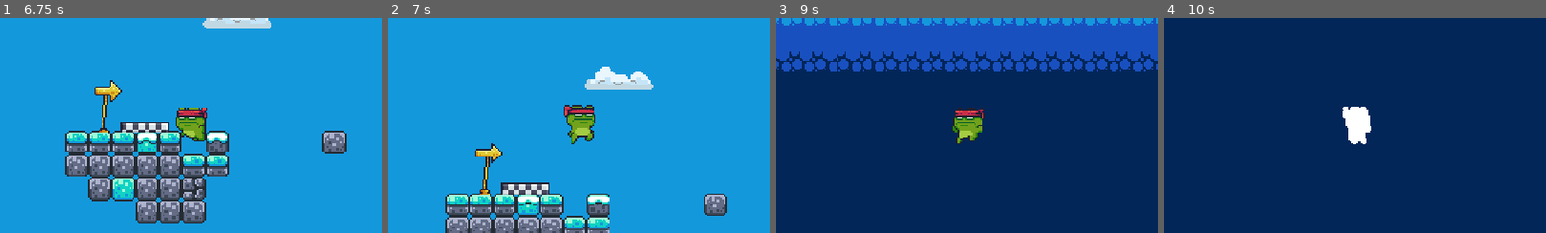
Above: before the commit, frames 1-4 (left to right).
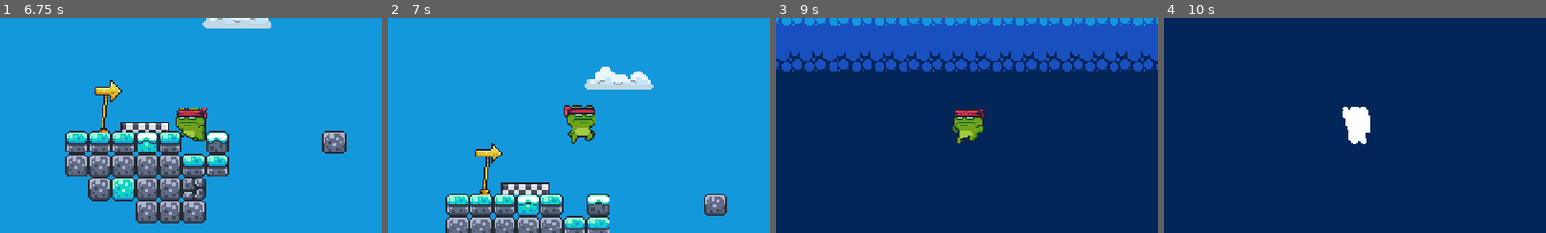
Above: after the commit, the same moments.

Repository: anushjindal19/jumpmasterrepo
Game: Godot game, scene res://scenes/level_3.tscn
The game is run twice, just before and just after one commit, with the same random seed, the same clock (stepped at 60 frames per second) and the same inputs. This scene is started directly instead of the project's main scene.
Inputs:
- Up to frame 1 (6.75 s): hold D (right) 0.53-2.03 s; tap Space (jump) at 0.77, 1.52, 3.02, 3.77, 4.52, 6.02 s; hold A (left) 2.03-4.28 s; hold D (right) from 4.28 s (still down); tap Enter at 5.75 s
- Up to frame 2 (7 s): keep holding D (right); tap Space (jump) at 6.77 s
- Up to frame 3 (9 s): tap Space (jump) at 7.52 s; release D (right) at 8.03 s; hold A (left) from 8.03 s (still down)
- Up to frame 4 (10 s): tap Space (jump) at 9.02, 9.77 s; release A (left) at 9.53 s; hold D (right) from 9.53 s (still down)
The pictures show only the part of the screen within x 24-74%, y 21-71%; the shares and areas given below are measured in that part.

Frame 1 is identical in both runs. In frame 2, less than 0.1% of the frame differs, in the area x 48-55%, y 41-59%; in frame 3, less than 0.1%; in frame 4, less than 0.1%.

Commit message:
Halve wall jump pushback (200 -> 100)

Diff:
--- a/scripts/player.gd
+++ b/scripts/player.gd
@@ -4,7 +4,7 @@
 
 const JUMP_VELOCITY = -300.0
 const GRAVITY = 900
-const WALL_JUMP_PUSHBACK = 200
+const WALL_JUMP_PUSHBACK = 100
 const WALL_JUMP_CONTROL_LOCK = 0.15  # Seconds after a wall jump where input can't override the push
 const WALL_SLIDE_GRAVITY = 50
 var wall_jump_timer = 0.0
